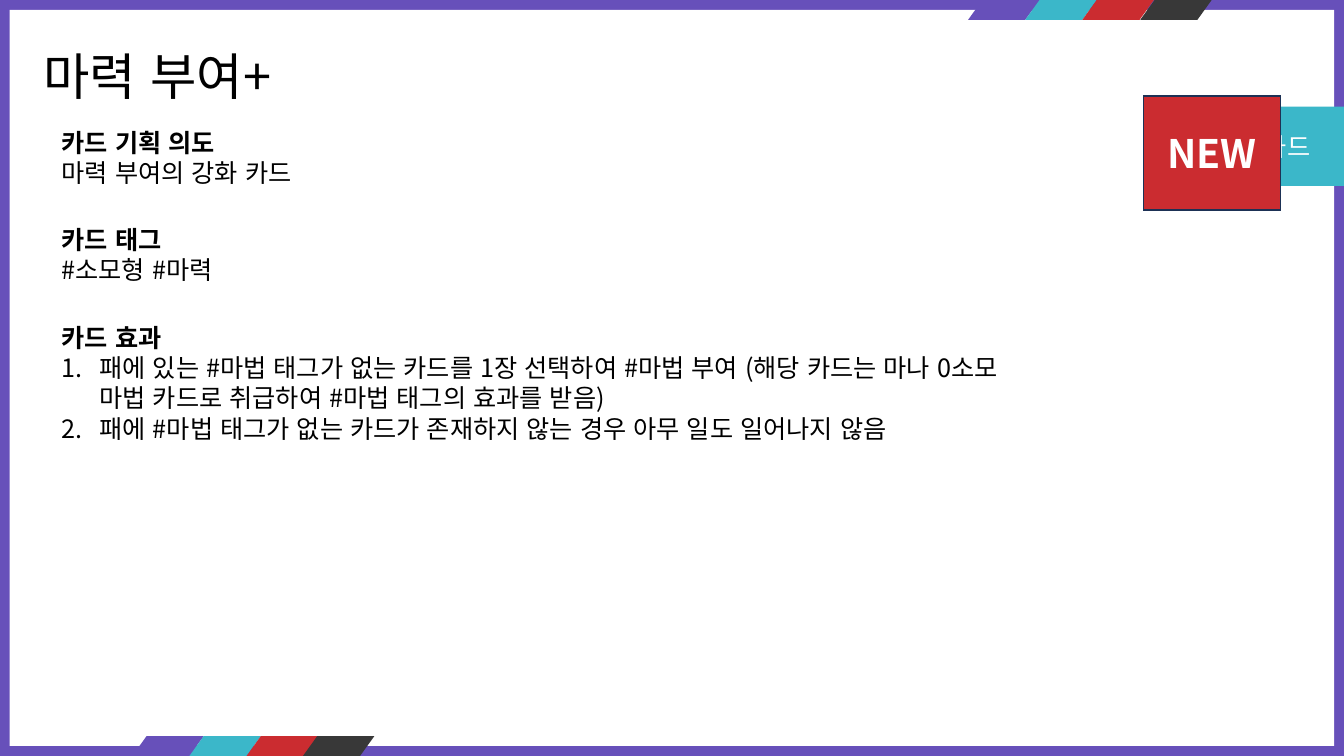
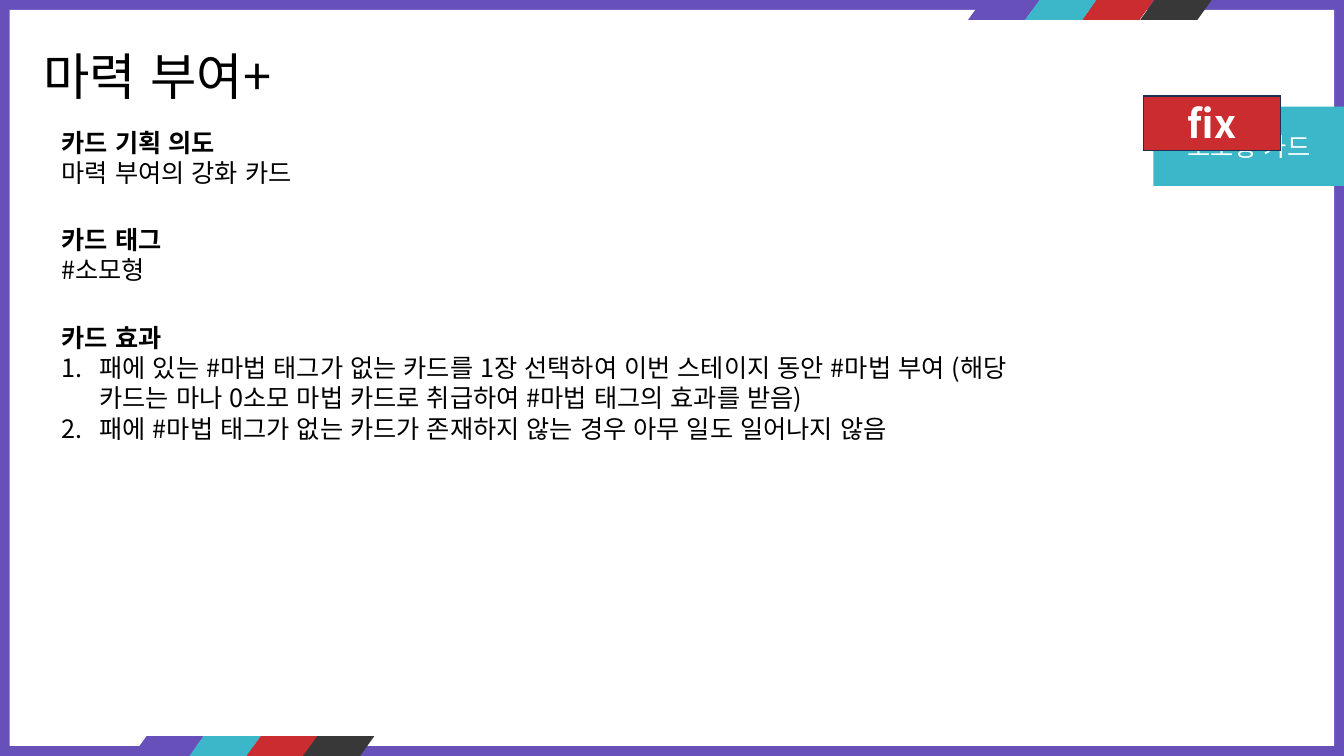
Before and after one commit to kauthor/FluffyDisdog, a slide deck: slide 29 of Plan/기획서/마법사.pptx. Drawn at 1344x756 pixels with LibreOffice and Linux fonts; fonts in the diff are those of the drawing. Boxes give left, top, right and bottom in pixels: in the first picture for what was removed or moved away, otherwise in the second. Text is boxed around its words. In the diff, an @@ line names an element or a change of style, - is before the commit and + after.

```diff
--- a/Plan/기획서/마법사.pptx
+++ b/Plan/기획서/마법사.pptx
@@ rectangle removed at [1144,96,1280,210] @@
-NEW
@@ rectangle added at [1144,96,1280,150], fill #CB2C30, outline #1E3256 1 pt, 28 pt, text #FFFFFF, bold @@
+fix
@@ rectangle "소모형 카드": place and size @@
-rectangle "소모형 카드" at [1187,130,1310,162]
+rectangle "소모형 카드" at [1153,107,1344,187]
@@ text at [62,258,146,281]: text changed @@
-#소모형 #마력
+#소모형
@@ text at [99,356,1007,412]: text changed @@
-1. 패에 있는 #마법 태그가 없는 카드를 1장 선택하여 #마법 부여 (해당 카드는 마나 0소모 마법 카드로 취급하여 #마법 태그의 효과를 받음)
+1. 패에 있는 #마법 태그가 없는 카드를 1장 선택하여 이번 스테이지 동안 #마법 부여 (해당 카드는 마나 0소모 마법 카드로 취급하여 #마법 태그의 효과를 받음)
```
Also in this commit, not shown: 36 other slides changed.
